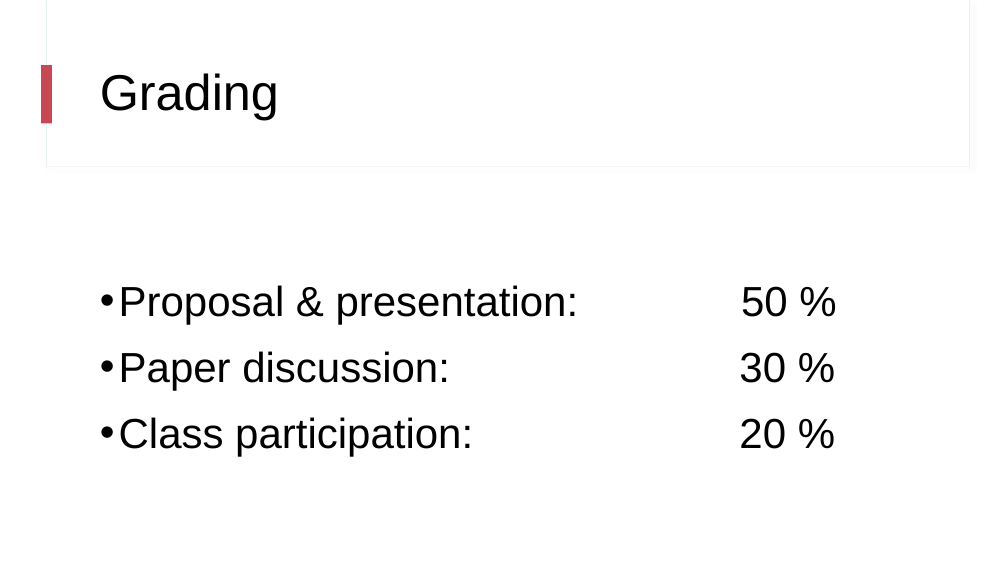
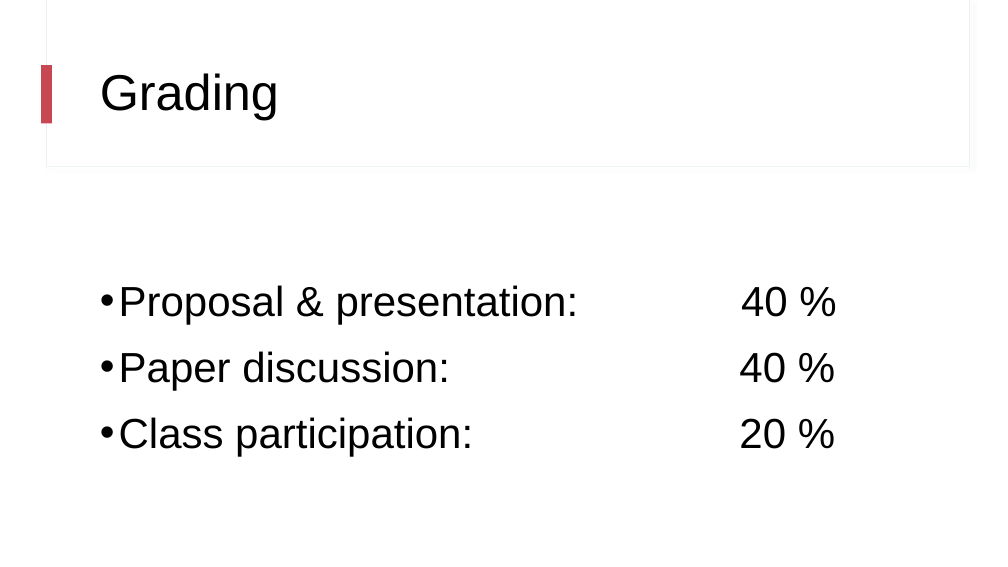
Before and after one commit to nslavov/SlavovLab, a slide deck: slide 6 of teaching/NS_1.pptx. Drawn at 1008x567 pixels with LibreOffice and Linux fonts; fonts in the diff are those of the drawing. Boxes give left, top, right and bottom in pixels: in the first picture for what was removed or moved away, otherwise in the second. Text is boxed around its words. In the diff, an @@ line names an element or a change of style, - is before the commit and + after.

```diff
--- a/teaching/NS_1.pptx
+++ b/teaching/NS_1.pptx
@@ text at (x1=119, y1=285, x2=788, y2=390): text changed @@
-• Proposal & presentation: 50 %
-• Paper discussion: 30 %
+• Proposal & presentation: 40 %
+• Paper discussion: 40 %
```
Also in this commit, not shown: 5 other slides changed.
